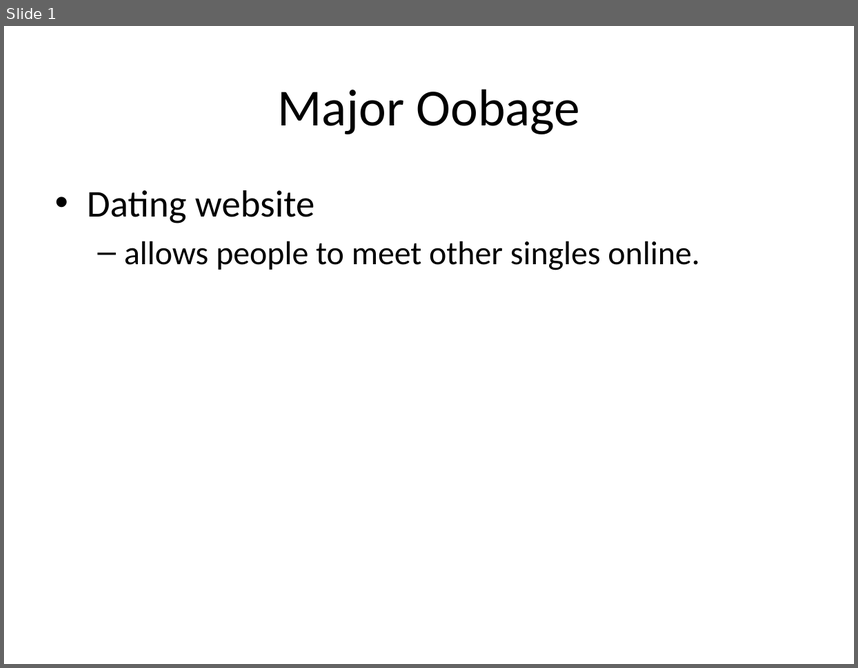
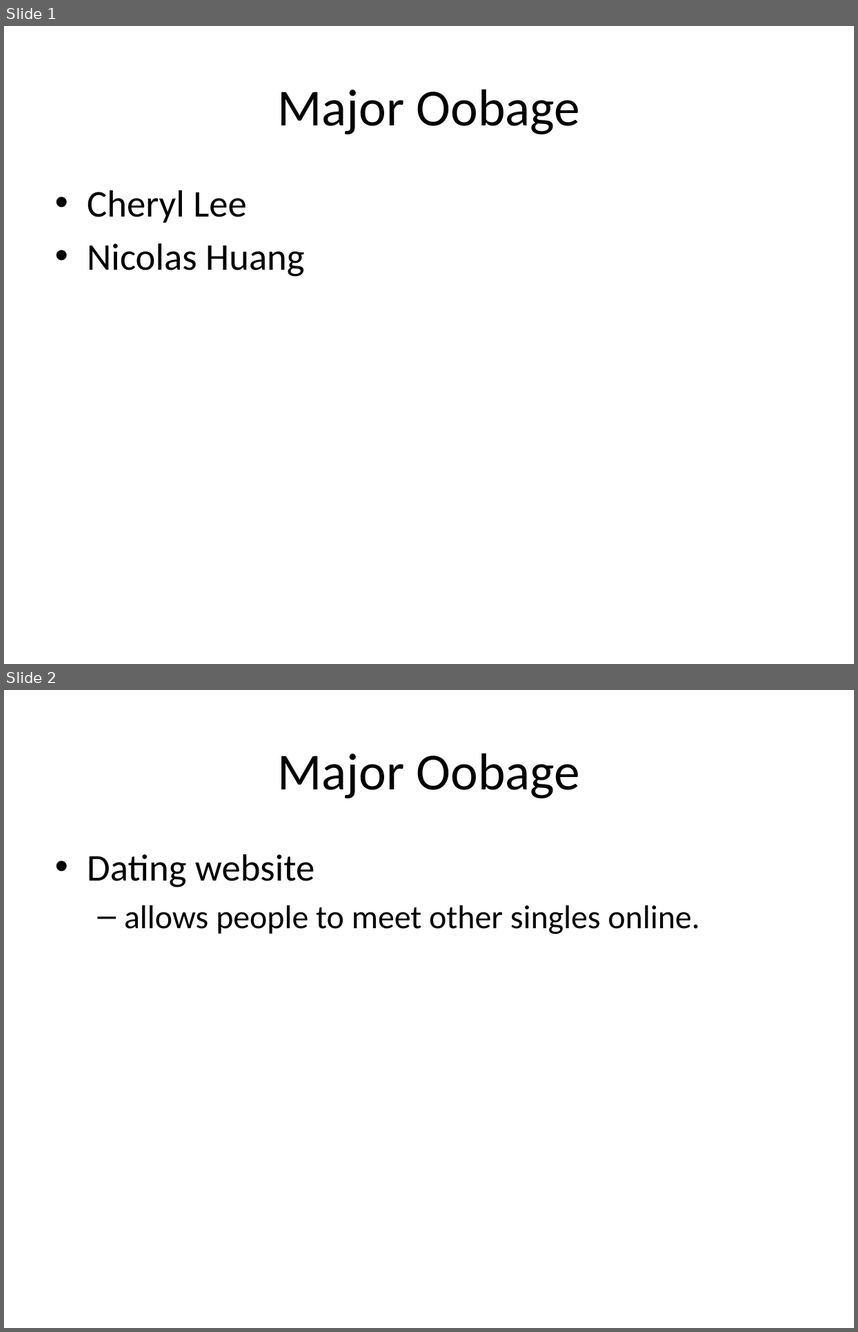
Before and after one commit to nicolas87/major_oobage, a slide deck: mock up.pptx. Shown one above the other, each under a label of ours: slide 1 before the commit, slides 1 and 2 after it. The pictures are 858x668 and 858x1332 pixels, drawn with LibreOffice and Linux fonts; fonts in the diff are those of the drawing. Boxes give left, top, right and bottom in pixels: in the first picture for what was removed or moved away, otherwise in the second. Text is boxed around its words. In the diff, an @@ line names an element or a change of style, - is before the commit and + after.

```diff
--- a/mock up.pptx
+++ b/mock up.pptx
@@ slide 1 added at <box>4,26,854,664</box>, background #FFFFFF @@
@@ title added at <box>277,89,580,134</box>, 44 pt, text #000000 @@
+Major Oobage
@@ text added at <box>87,190,305,276</box>, 32 pt, text #000000 @@
+• Cheryl Lee
+• Nicolas Huang
@@ what was slide 1 is now slide 2 @@
```
Also in this commit, not shown: 1 slide changed, 7 other slides added, 29 other files.
